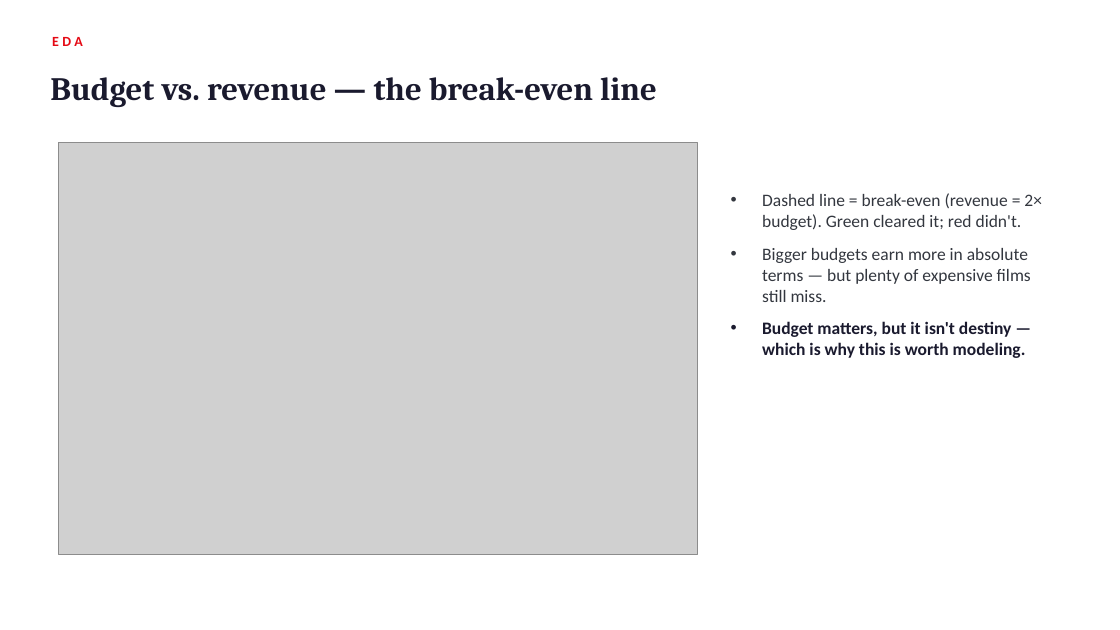
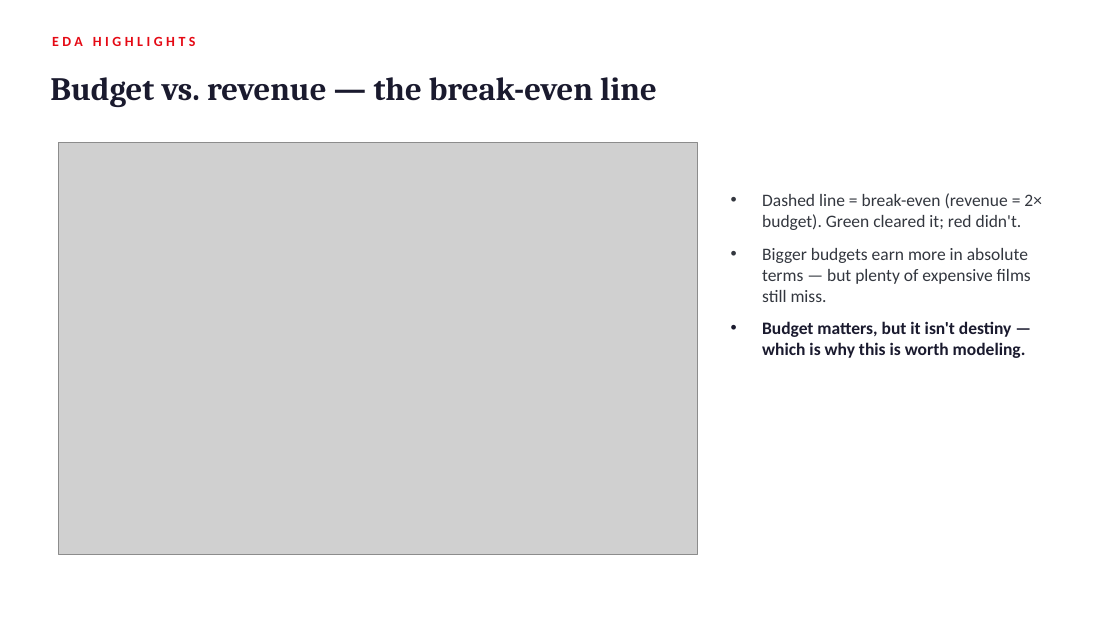
Before and after one commit to bdspeicher12/UMBC-DATA606-Capstone, a slide deck: slide 5 of docs/final_presentation.pptx (slide 6 before the commit). Drawn at 1120x630 pixels with LibreOffice and Linux fonts; fonts in the diff are those of the drawing; grey boxes stand for pictures. Boxes give left, top, right and bottom in pixels: in the first picture for what was removed or moved away, otherwise in the second. Text is boxed around its words. In the diff, an @@ line names an element or a change of style, - is before the commit and + after.

```diff
--- a/docs/final_presentation.pptx
+++ b/docs/final_presentation.pptx
@@ text at (x1=52, y1=37, x2=196, y2=46): text changed @@
-EDA
+EDA HIGHLIGHTS
```
Also in this commit, not shown: 8 other slides changed, 4 slides added, 4 slides removed, 2 other files.
